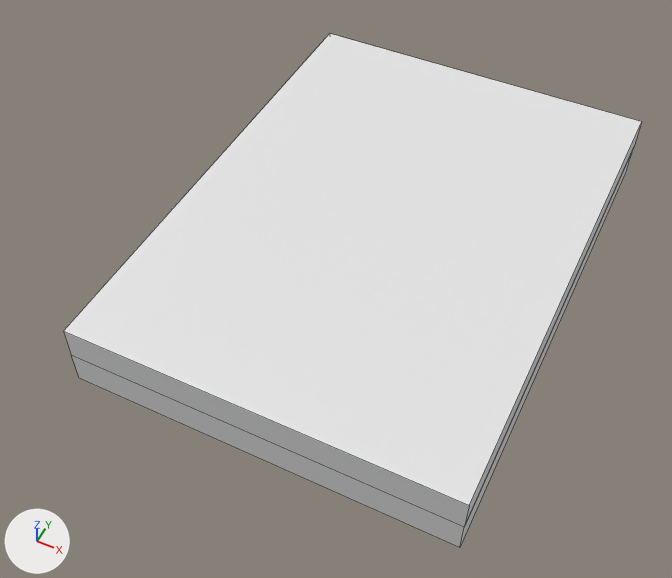
The FBX model Models/KEES/KEES_Experiment.fbx: old version first, new version second.
One viewpoint serves both versions: a camera (50 mm lens) standing at (0.00191, -0.01782, 0.01938) and looking at (-0.00628, -0.00145, -0.00108). The lights are fixed; the arrows at lower left show +X, +Y and +Z. Mesh edges are drawn as thin lines. Where no turn or scale is listed for an object, it has been applied to the vertices.

Names of what the first picture shows: 'KEES_Experiment_Base', 'KEES_Experiment_Top'.
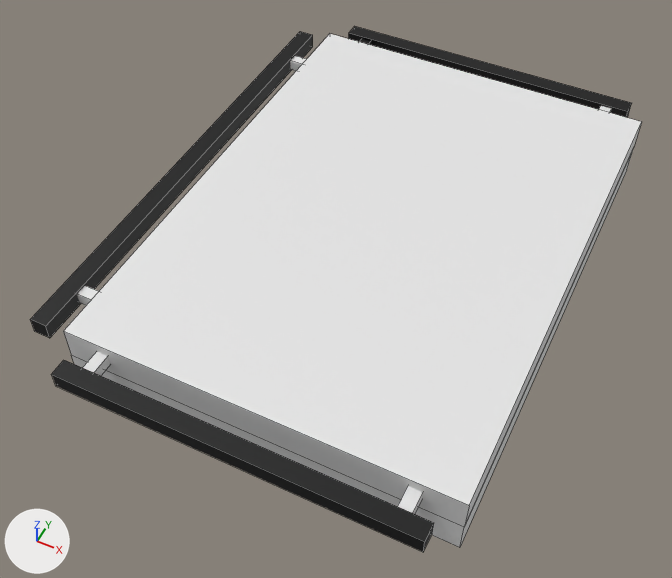
What differs and where, as boxes [x1, y1, x2, y2] in the pictures (672 x 578 px):
'RailR', added (black): after [52, 360, 434, 552]
'RailF', added (black): after [30, 31, 313, 338]
'RailL', added (black): after [349, 26, 632, 117]
'RailBaseR1', added: after [398, 486, 422, 514]
'RailBaseR2', added: after [83, 351, 110, 376]
'RailBaseF1', added: after [77, 286, 99, 305]
'RailBaseF2', added: after [290, 56, 307, 71]
'RailBaseL1', added: after [599, 106, 611, 113]
'RailBaseL2', added: after [360, 39, 371, 45]

The change, as a list of edits to the scene's bpy script:
```text
Add ob_railr:
    ob_railr = bpy.data.objects.new('RailR', me_railr)  # a box spanning x -0.005..0.005, y -0.00025..0.00025, z -0.00025..0.00025; in mat_railmat__kees_experiment_uv_png_003 (picture img_kees_experiment_uv_png)
    ob_railr.location = (-0.00556, -0.00837, 0.00054)
Add ob_railbasef2:
    ob_railbasef2 = bpy.data.objects.new('RailBaseF2', me_railbasef2)  # 8 vertices, 6 faces; spans x -0.0005..0.0005, y -0.000175..0.000175, z -0.000175..0.000175; in mat_railmat (picture img_kees_experiment_uv_png), mat_railmat__kees_experiment_uv_png_006 (its picture is missing)
    ob_railbasef2.location = (-0.01132, 0.00597, 0.00054)
Add ob_railbasel2:
    ob_railbasel2 = bpy.data.objects.new('RailBaseL2', me_railbasel2)  # 8 vertices, 6 faces; spans x -0.000175..0.000175, y -0.0005..0.0005, z -0.000175..0.000175; in mat_railmat (picture img_kees_experiment_uv_png), mat_railmat__kees_experiment_uv_png_003 (picture img_kees_experiment_uv_png)
    ob_railbasel2.location = (-0.00986, 0.00781, 0.00054)
Add ob_railf:
    ob_railf = bpy.data.objects.new('RailF', me_railf)  # a box spanning x -0.00025..0.00025, y -0.00745..0.00745, z -0.00025..0.00025; in mat_railmat__kees_experiment_uv_png_007 (picture img_kees_experiment_uv_png)
    ob_railf.location = (-0.01191, 0.0, 0.00054)
Add ob_railbaser1:
    ob_railbaser1 = bpy.data.objects.new('RailBaseR1', me_railbaser1)  # 8 vertices, 6 faces; spans x -0.000175..0.000175, y -0.0005..0.0005, z -0.000175..0.000175; in mat_railmat (picture img_kees_experiment_uv_png), mat_railmat__kees_experiment_uv_png (its picture is missing)
    ob_railbaser1.location = (-0.00126, -0.00781, 0.00054)
Add ob_railbasel1:
    ob_railbasel1 = bpy.data.objects.new('RailBaseL1', me_railbasel1)  # 8 vertices, 6 faces; spans x -0.000175..0.000175, y -0.0005..0.0005, z -0.000175..0.000175; in mat_railmat (picture img_kees_experiment_uv_png), mat_railmat__kees_experiment_uv_png_002 (its picture is missing)
    ob_railbasel1.location = (-0.00126, 0.00781, 0.00054)
Add ob_railbasef1:
    ob_railbasef1 = bpy.data.objects.new('RailBaseF1', me_railbasef1)  # 8 vertices, 6 faces; spans x -0.0005..0.0005, y -0.000175..0.000175, z -0.000175..0.000175; in mat_railmat (picture img_kees_experiment_uv_png), mat_railmat__kees_experiment_uv_png_005 (its picture is missing)
    ob_railbasef1.location = (-0.01132, -0.00597, 0.00054)
Add ob_railbaser2:
    ob_railbaser2 = bpy.data.objects.new('RailBaseR2', me_railbaser2)  # 8 vertices, 6 faces; spans x -0.000175..0.000175, y -0.0005..0.0005, z -0.000175..0.000175; in mat_railmat (picture img_kees_experiment_uv_png), mat_railmat__kees_experiment_uv_png_001 (its picture is missing)
    ob_railbaser2.location = (-0.00986, -0.00781, 0.00054)
Add ob_raill:
    ob_raill = bpy.data.objects.new('RailL', me_raill)  # a box spanning x -0.005..0.005, y -0.00025..0.00025, z -0.00025..0.00025; in mat_railmat__kees_experiment_uv_png_004 (picture img_kees_experiment_uv_png)
    ob_raill.location = (-0.00556, 0.00837, 0.00054)
```
